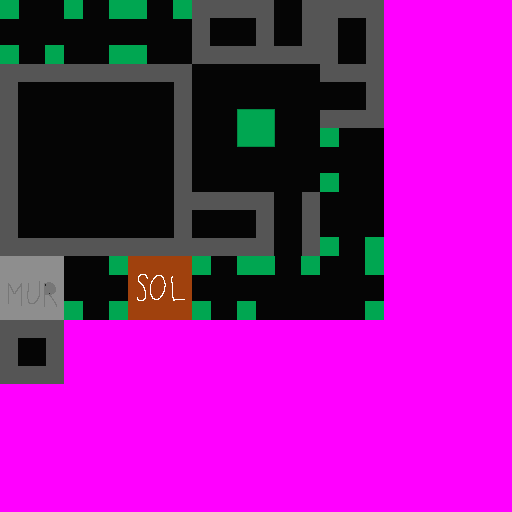
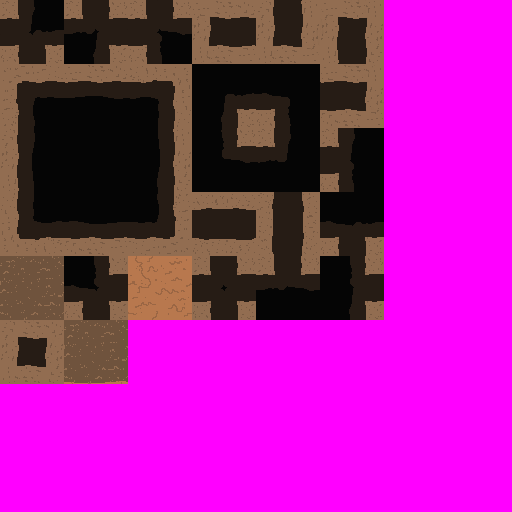
Revision of a layered 512×512 image; what changed, layer by layer:
added group "Groupe 4" with 51 layers above "Groupe 3" over [0, 0, 384, 384]
added group "Groupe 4 copie" with 4 layers in group "Groupe 4" over [128, 128, 192, 320]
added layer "Calque 11" in group "Groupe 4 copie" over [128, 256, 192, 320]
added layer "Calque 6" (1st of 3, in "Groupe 4" › "Groupe 4 copie") in group "Groupe 4 copie" over [128, 256, 192, 320]
added group "Groupe 4 copie 4" with 4 layers in group "Groupe 4" over [39, 298, 162, 384]
added layer "Calque 13" (1st of 2, in "Groupe 4" › "Groupe 4 copie 4") in group "Groupe 4 copie 4" over [39, 298, 162, 384]
added layer "Calque 6" (2nd of 3, in "Groupe 4" › "Groupe 4 copie 4") in group "Groupe 4 copie 4" over [64, 320, 128, 384]
added group "Groupe 4 copie 3" with 4 layers in group "Groupe 4" over [0, 234, 98, 345]
added layer "Calque 13" (2nd of 2, in "Groupe 4" › "Groupe 4 copie 3") in group "Groupe 4 copie 3" over [0, 234, 98, 345]
added layer "Calque 6" (3rd of 3, in "Groupe 4" › "Groupe 4 copie 3") in group "Groupe 4 copie 3" over [0, 256, 64, 320]
added group "Groupe 3" (1st of 3, in "Groupe 4") with 1 layers in group "Groupe 4" over [0, 320, 64, 384]
added layer "Calque 1 copie 25" in group "Groupe 3" over [0, 320, 64, 384]
added group "Groupe 3" (2nd of 3, in "Groupe 4") with 9 layers in group "Groupe 4" over [0, 0, 384, 384]
added layer "Calque 1 copie 23" in group "Groupe 3" over [320, 64, 384, 128]
added layer "Calque 1 copie 22" in group "Groupe 3" over [320, 0, 384, 64]
added layer "Calque 1 copie 21" in group "Groupe 3" over [256, 0, 320, 64]
added layer "Calque 1 copie 19" in group "Groupe 3" over [192, 0, 256, 64]
added group "Groupe 2" (1st of 2, in "Groupe 4") with 23 layers in group "Groupe 4" over [0, 0, 384, 320]
hid group "Groupe 3" (3rd of 3) (5 layers) over [0, 0, 384, 384]
hid group "Groupe 2" (2nd of 2) (26 layers) over [0, 0, 384, 320]
…and 25 more changes (25 added)
